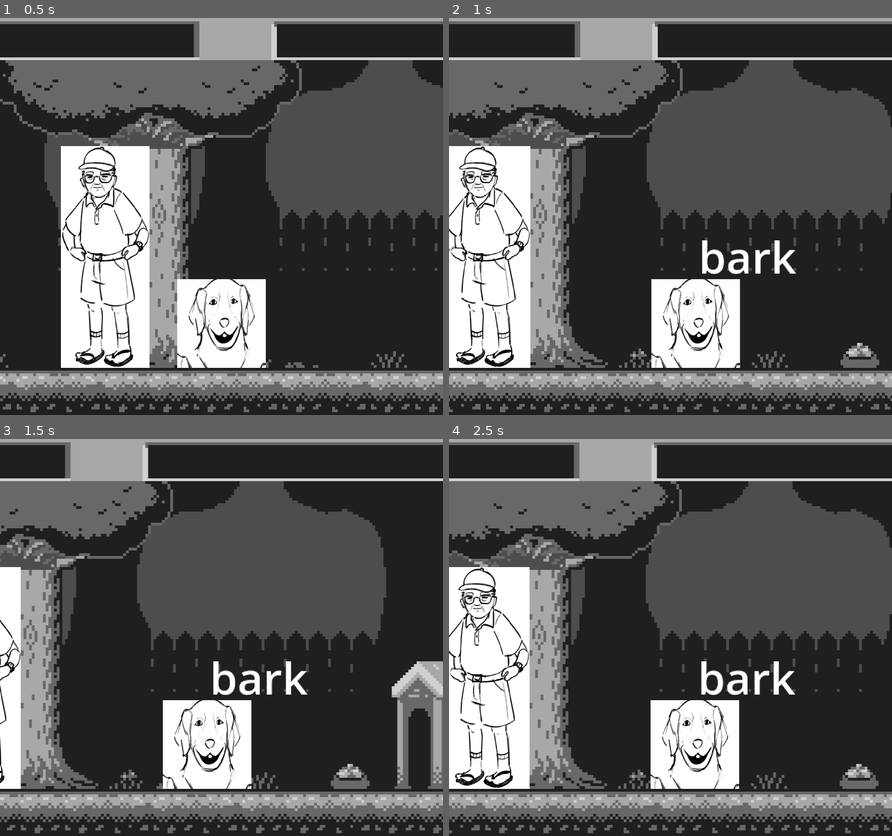
Above: before the commit, frames 1-4 (two rows, left to right).
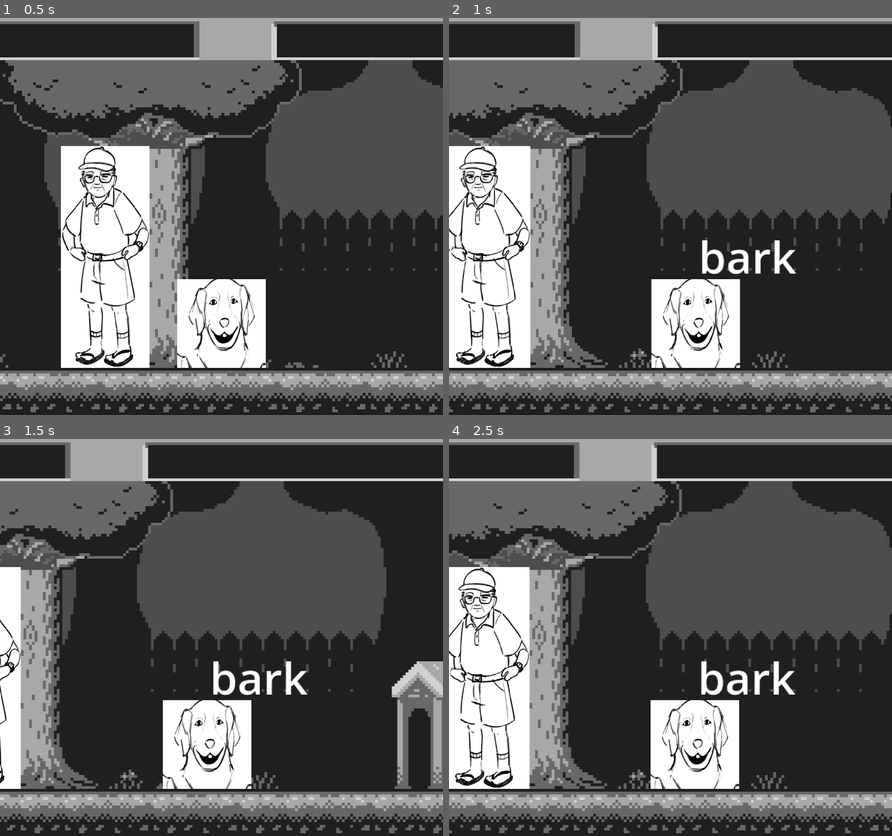
Above: after the commit, the same moments.

Repository: CookieJarCoding/dog-god
Game: Godot game, scene res://sidescroll_system/rooms/backyard/backyard.tscn
Same seed, same stepped clock (60 frames per second), same inputs: the game is played once before the commit and once after it. This scene is started directly instead of the project's main scene.
Inputs:
- Up to frame 1 (0.5 s): no input
- Up to frame 2 (1 s): tap Enter at 0.5 s; hold D (right) from 0.53 s (still down); tap Z (A) at 0.6 s; tap , (B) at 0.8 s
- Up to frame 3 (1.5 s): release D (right) at 1.28 s; hold A (left) from 1.28 s (still down); tap , (B) at 1.35 s
- Up to frame 4 (2.5 s): tap Z (A) at 1.55, 2.1 s; release A (left) at 2.03 s; hold D (right) from 2.03 s (still down); tap , (B) at 2.3 s

Frame 1 is identical in both runs. In frame 2, 0.3% of the frame differs, in the area x 88-98%, y 81-89%; in frame 3, 0.4%, in the area x 74-84%, y 81-89%; in frame 4, 0.4%.

Commit message:
feat: implement interactable object queue

Diff:
--- a/sidescroll_system/actors/oldman/oldman.gd
+++ b/sidescroll_system/actors/oldman/oldman.gd
@@ -1,15 +1,4 @@
-extends Area2D
-# TODO: Create Interactable class
+extends Interactable
 
-var interact_dialogue = "This is Peter."
-
-func _on_body_entered(body: Node2D) -> void:
-	if body is Player:
-		body.current_interactable = self
-
-func _on_body_exited(body: Node2D) -> void:
-	if body is Player:
-		body.current_interactable = null
-
-func print_dialogue() -> void:
-	print(interact_dialogue)
+func _ready() -> void:
+	interact_dialogue = "This is Peter."
--- a/sidescroll_system/actors/player/player.gd
+++ b/sidescroll_system/actors/player/player.gd
@@ -7,7 +7,32 @@
 @onready var bark_indicator = $"Label-Bark"
 @onready var dialogue_indicator = $"Label-Dialogue"
 
-var current_interactable: Area2D = null
+var nearby_objects: Array[Interactable] = []
+var current_interactable: Interactable = null
+
+func register_interactable(object: Interactable) -> void:
+	nearby_objects.append(object)
+	current_interactable = nearby_objects.back()
+
+func unregister_interactable(object: Interactable) -> void:
+	nearby_objects.erase(object)
+	if nearby_objects.is_empty():
+		current_interactable = null
+	else:
+		current_interactable = nearby_objects.back()
+
+func trigger_interaction() -> void:
+	# BASIC PLACEHOLDER IMPLEMENTATION
+	current_interactable.print_dialogue()
+	dialogue_indicator.text = current_interactable.interact()
+	dialogue_indicator.show()
+	await get_tree().create_timer(1).timeout
+	dialogue_indicator.hide()
+
+func bark() -> void:
+	bark_indicator.show()
+	await get_tree().create_timer(0.25).timeout
+	bark_indicator.hide()
 
 func _physics_process(_delta: float) -> void:
 	velocity = Vector2.ZERO
@@ -26,19 +51,6 @@
 	if Input.is_action_just_pressed("A") and current_interactable != null:
 		trigger_interaction()
 
-func bark() -> void:
-	bark_indicator.show()
-	await get_tree().create_timer(0.25).timeout
-	bark_indicator.hide()
-
-func trigger_interaction() -> void:
-	# BASIC PLACEHOLDER IMPLEMENTATION
-	current_interactable.print_dialogue()
-	dialogue_indicator.text = current_interactable.interact_dialogue
-	dialogue_indicator.show()
-	await get_tree().create_timer(1).timeout
-	dialogue_indicator.hide()
-
 func get_horizontal_collision() -> Vector2:
 	var shape = collision_shape.shape
 	var half_width = shape.size.x * 0.5
--- /dev/null
+++ b/sidescroll_system/interactable/interactable.gd
@@ -0,0 +1,22 @@
+extends Area2D
+class_name Interactable
+
+# TEMP placeholder for dialogue system
+@export var interact_dialogue: String = ""
+
+func interact() -> String:
+	return interact_dialogue
+###
+
+func _on_body_entered(body: Node2D) -> void:
+	if body is Player:
+		body.register_interactable(self)
+
+func _on_body_exited(body: Node2D) -> void:
+	if body is Player:
+		body.unregister_interactable(self)
+
+# TEMP debug only
+func print_dialogue() -> void:
+	print(interact_dialogue)
+###
--- a/sidescroll_system/rooms/backyard/backyard.tscn
+++ b/sidescroll_system/rooms/backyard/backyard.tscn
@@ -5,6 +5,7 @@
 [ext_resource type="TileSet" uid="uid://bmthdftunli1l" path="res://sidescroll_system/rooms/backyard/human-test-2.tres" id="2_w3jey"]
 [ext_resource type="PackedScene" uid="uid://ccnj075abovx" path="res://sidescroll_system/actors/oldman/oldman.tscn" id="4_uaoea"]
 [ext_resource type="Script" uid="uid://dtnkeroq2rihw" path="res://sidescroll_system/rooms/backyard/doghouse.gd" id="5_e8gki"]
+[ext_resource type="PackedScene" uid="uid://6721d6fb36ed" path="res://sidescroll_system/interactable/dogbowl/dogbowl.tscn" id="6_l6ibe"]
 
 [sub_resource type="RectangleShape2D" id="RectangleShape2D_dmglj"]
 size = Vector2(57, 46)
@@ -28,7 +29,7 @@
 tile_set = ExtResource("2_w3jey")
 
 [node name="TileMapLayer-Objects" type="TileMapLayer" parent="." unique_id=595059875]
-tile_map_data = PackedByteArray("AAABAAYAAAAHAAYAAAABAAcAAAA …(784 unchanged characters)… FAAAAAAATAAcAAAAFAAEAAAATAAYAAAAAAAIAAAAPAAcAAAAHAAEAAAAIAAAAAAAHAAAAAAAJAAAAAAAIAAAAAAA=")
+tile_map_data = PackedByteArray("AAABAAYAAAAHAAYAAAABAAcAAAA …(784 unchanged characters)… FAAAAAAATAAcAAAAFAAEAAAATAAYAAAAAAAIAAAAIAAAAAAAHAAAAAAAJAAAAAAAIAAAAAAA=")
 tile_set = ExtResource("2_w3jey")
 
 [node name="CharacterBody2D" parent="." unique_id=981155298 instance=ExtResource("1_gb136")]
@@ -42,8 +43,11 @@
 script = ExtResource("5_e8gki")
 
 [node name="CollisionShape2D" type="CollisionShape2D" parent="Area2D-Doghouse" unique_id=1244803194]
-position = Vector2(291.5, 104)
+position = Vector2(291, 105)
 shape = SubResource("RectangleShape2D_dmglj")
+
+[node name="Dogbowl" parent="." unique_id=2036189083 instance=ExtResource("6_l6ibe")]
+position = Vector2(232, 127)
 
 [connection signal="body_entered" from="Area2D-Oldman" to="Area2D-Oldman" method="_on_body_entered"]
 [connection signal="body_exited" from="Area2D-Oldman" to="Area2D-Oldman" method="_on_body_exited"]
--- a/sidescroll_system/rooms/backyard/doghouse.gd
+++ b/sidescroll_system/rooms/backyard/doghouse.gd
@@ -1,15 +1,4 @@
-extends Area2D
-# TODO: Create Interactable class
+extends Interactable
 
-var interact_dialogue = "This is my doghouse."
-
-func _on_body_entered(body: Node2D) -> void:
-	if body is Player:
-		body.current_interactable = self
-
-func _on_body_exited(body: Node2D) -> void:
-	if body is Player:
-		body.current_interactable = null
-
-func print_dialogue() -> void:
-	print(interact_dialogue)
+func _ready() -> void:
+	interact_dialogue = "This is my doghouse."
Not shown, added: sidescroll_system/interactable/interactable.gd.uid
